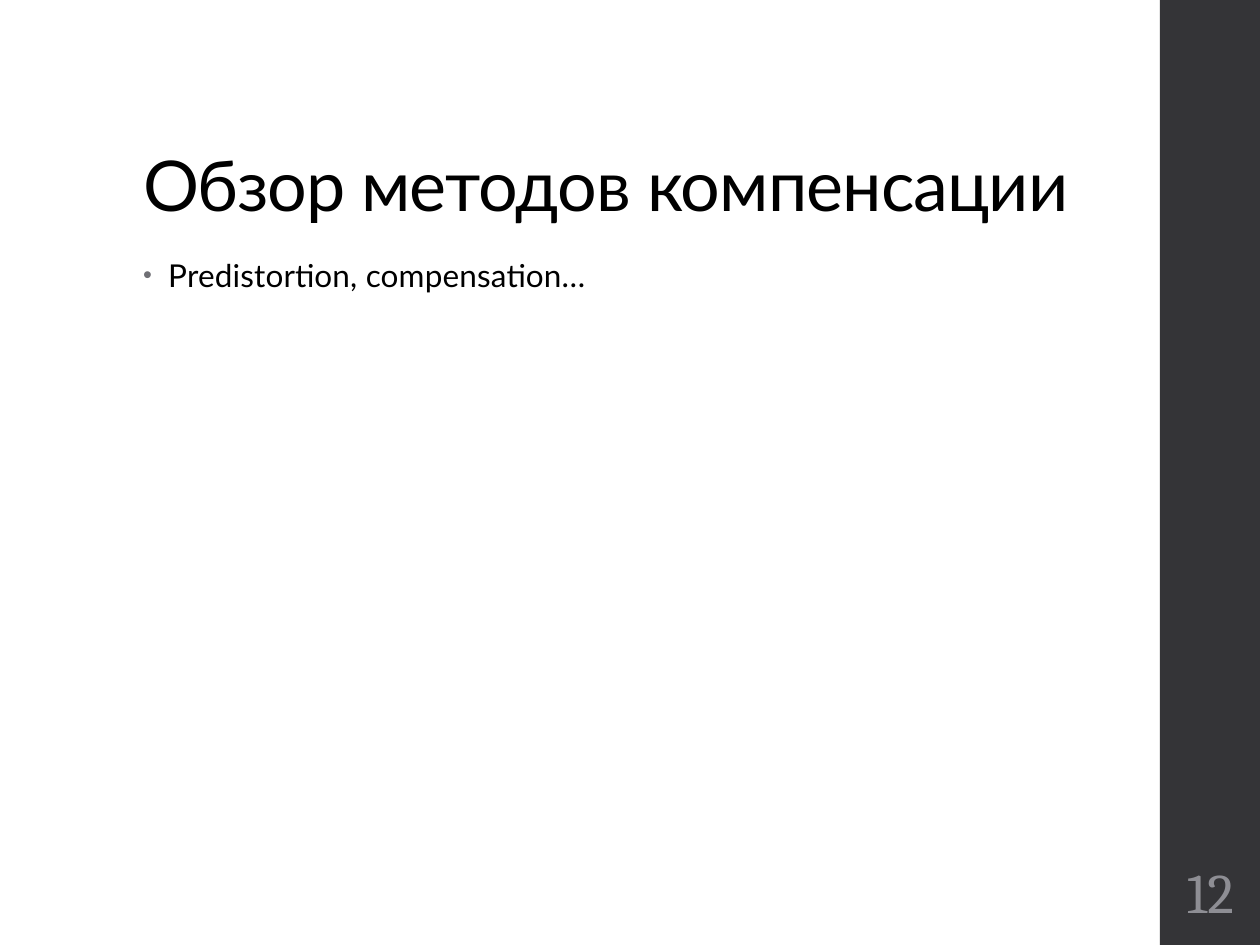
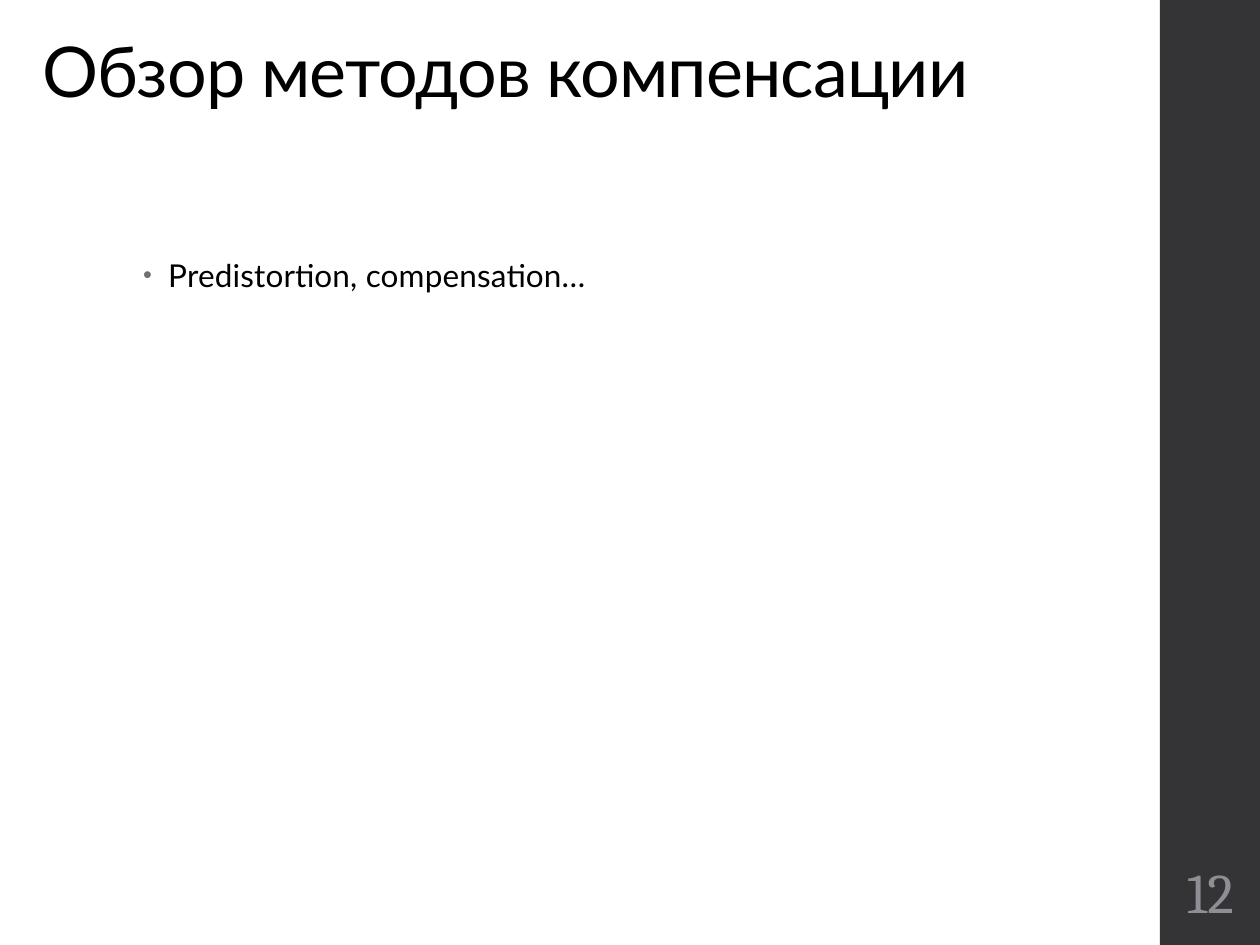
Before and after one commit to kannab98/graduation-paper, a slide deck: slide 12 of Presentation.pptx. Drawn at 1260x945 pixels with LibreOffice and Linux fonts; fonts in the diff are those of the drawing. Boxes give left, top, right and bottom in pixels: in the first picture for what was removed or moved away, otherwise in the second. Text is boxed around its words. In the diff, an @@ line names an element or a change of style, - is before the commit and + after.

```diff
--- a/Presentation.pptx
+++ b/Presentation.pptx
@@ title "Обзор методов компенсации": place and size @@
-title "Обзор методов компенсации" at (143,160,1068,224)
+title "Обзор методов компенсации" at (43,46,968,110)
@@ title "Обзор методов компенсации" at (43,46,968,110): vertical alignment bottom to top @@
```
Also in this commit, not shown: 7 other slides changed, 15 slides added, 3 slides removed, 1 other file.
